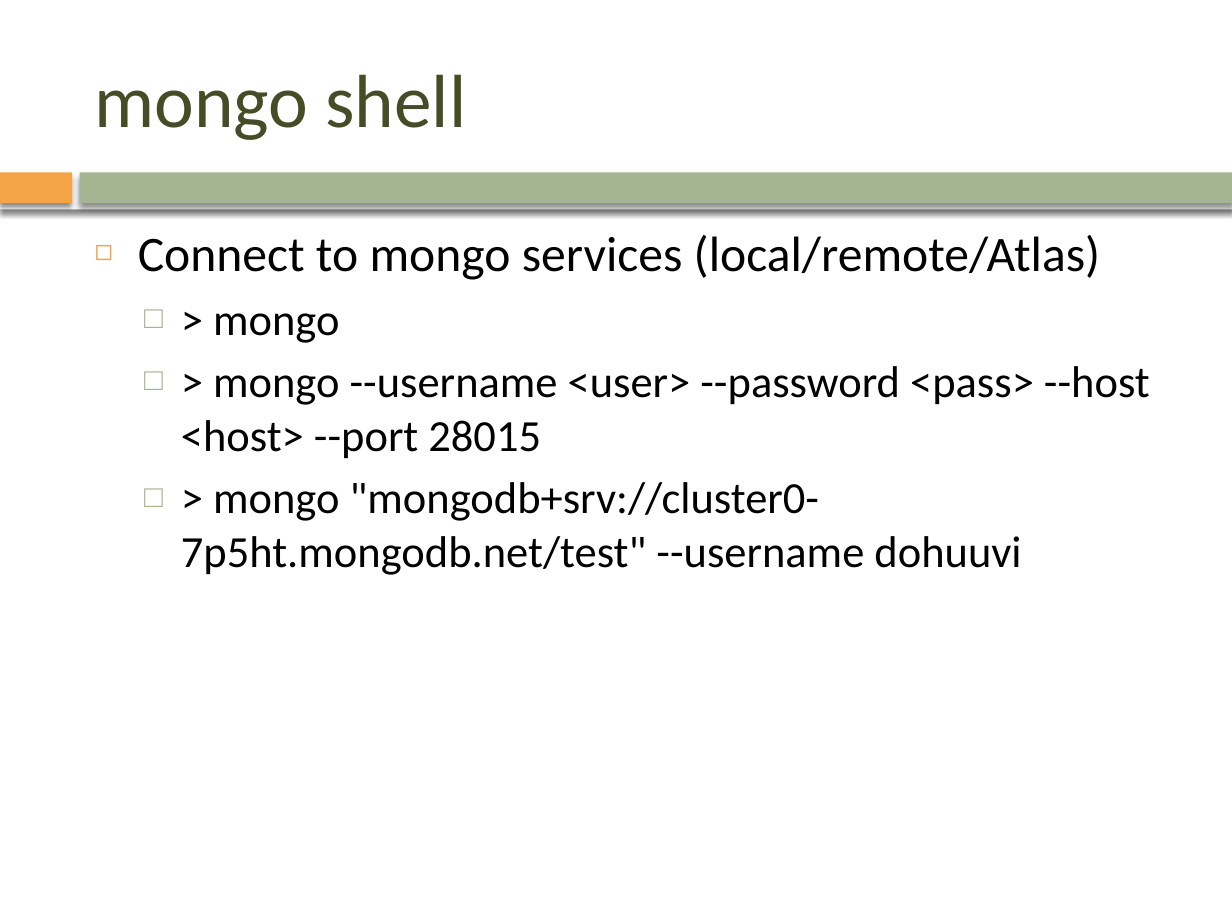
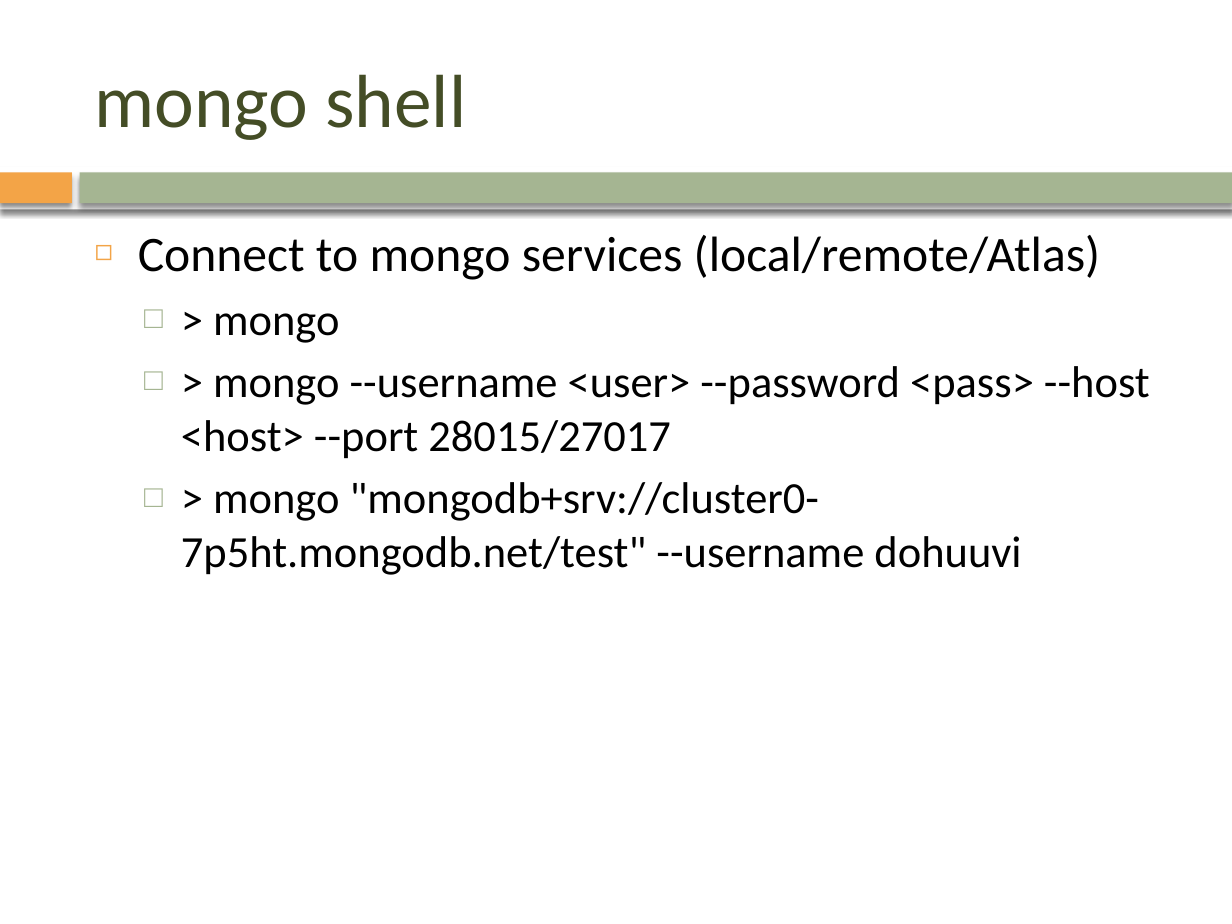
Before and after one commit to mrviit/notes, a slide deck: slide 30 of pp_template/nonsql/NoSQL.pptx. Drawn at 1232x924 pixels with LibreOffice and Linux fonts; fonts in the diff are those of the drawing; background and template pictures are left out. Boxes give left, top, right and bottom in pixels: in the first picture for what was removed or moved away, otherwise in the second. Text is boxed around its words. In the diff, an @@ line names an element or a change of style, - is before the commit and + after.

```diff
--- a/pp_template/nonsql/NoSQL.pptx
+++ b/pp_template/nonsql/NoSQL.pptx
@@ text at <box>181,366,1150,459</box>: text changed @@
-  □ > mongo --username <user> --password <pass> --host <host> --port 28015
+  □ > mongo --username <user> --password <pass> --host <host> --port 28015/27017
```
Also in this commit, not shown: 22 other slides changed, 3 slides removed, 2 other files.
